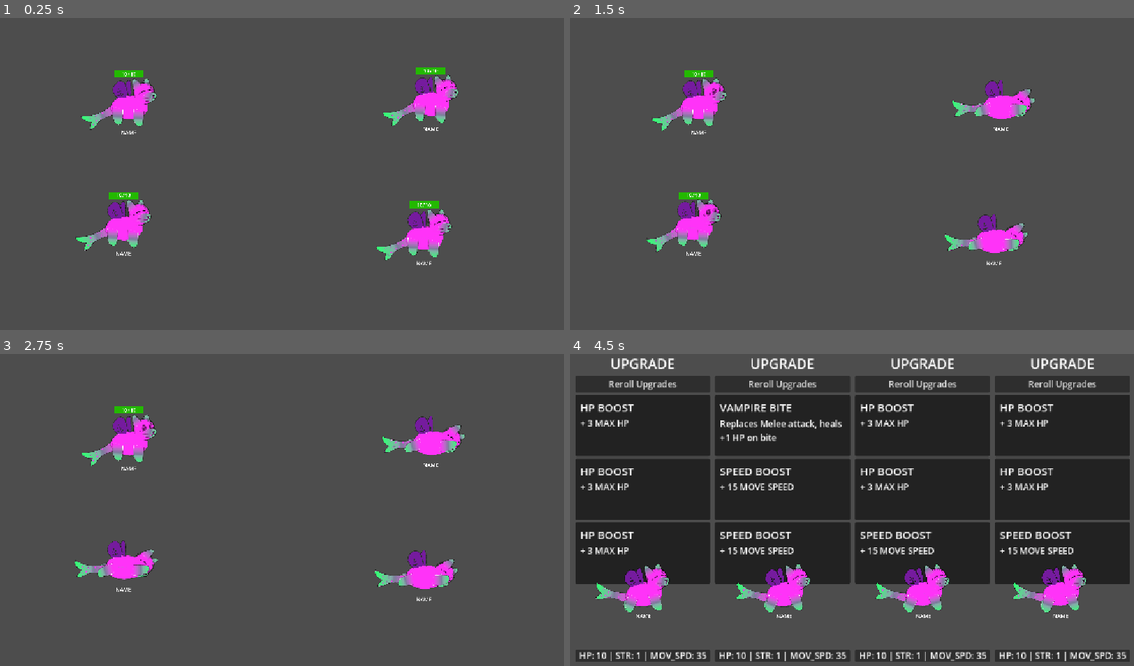
Above: before the commit, frames 1-4 (two rows, left to right).
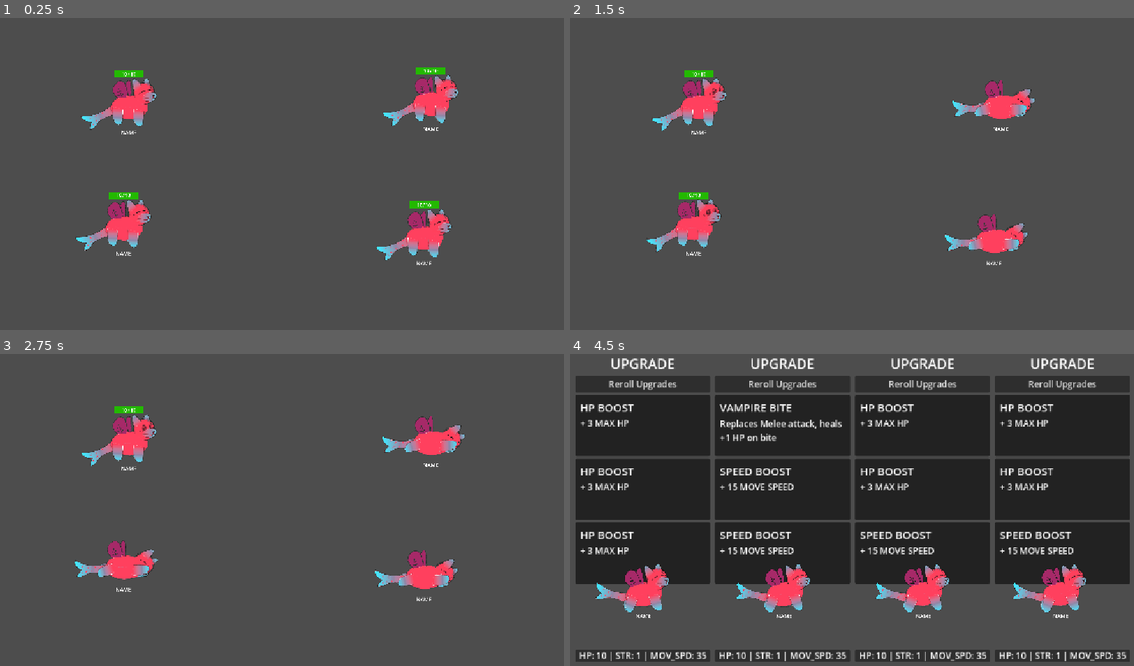
Above: after the commit, the same moments.

Repository: Galitie/tm2
Game: Godot game, scene res://test_scene.tscn
Two runs of this game, one before a commit and one after it. Both use one fixed random seed, a clock stepped at 60 frames per second and the inputs below.
Inputs:
- Up to frame 1 (0.25 s): no input
- Up to frame 2 (1.5 s): tap Enter (ui_accept) at 0.5, 0.77 s; hold Down (ui_down) from 1.28 s (still down)
- Up to frame 3 (2.75 s): tap Enter (ui_accept) at 1.52 s; release Down (ui_down) at 2.03 s
- Up to frame 4 (4.5 s): tap Enter (ui_accept) at 3.02, 3.77 s; hold Down (ui_down) from 3.53 s (still down)

The runs differ from the first frame. In frame 1, 3.4% of the frame differs, in the area x 13-82%, y 18-78%; in frame 2, 3.3%; in frame 3, 3.2%; in frame 4, 3.5%, in the area x 4-92%, y 67-83%.

Commit message:
Minor copy updates

Diff:
--- a/Cards/card.tscn
+++ b/Cards/card.tscn
@@ -42,7 +42,7 @@
 layout_mode = 2
 theme = ExtResource("1_8erfr")
 theme_override_font_sizes/font_size = 22
-text = "Upgrade title"
+text = "UPGRADE TITLE"
 autowrap_mode = 2
 
 [node name="Description" type="Label" parent="Button/MarginContainer/VBoxContainer/TitleDescription"]
--- a/monster.tscn
+++ b/monster.tscn
@@ -1463,9 +1463,9 @@
 shader_parameter/green_factor = 1.0
 shader_parameter/blue_factor = 1.0
 shader_parameter/saturation = 1.0
-shader_parameter/brightness = 0.0
-shader_parameter/contrast = 1.0
-shader_parameter/hue_shift = -0.19
+shader_parameter/brightness = 0.0600001
+shader_parameter/contrast = 0.954
+shader_parameter/hue_shift = -0.055
 shader_parameter/gamma = 1.0
 
 [sub_resource type="SpriteFrames" id="SpriteFrames_ehxlx"]
Not shown, changed: Todo.txt
